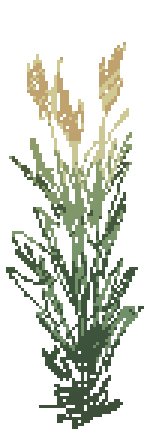
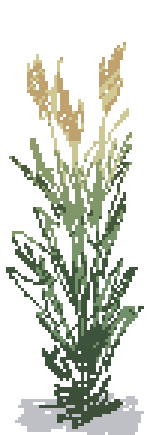
Layer changes from the first 159×435 image to the second:
added layer "Layer 4" (multiply, 29%) above "Background" over <box>15,393,144,435</box>
